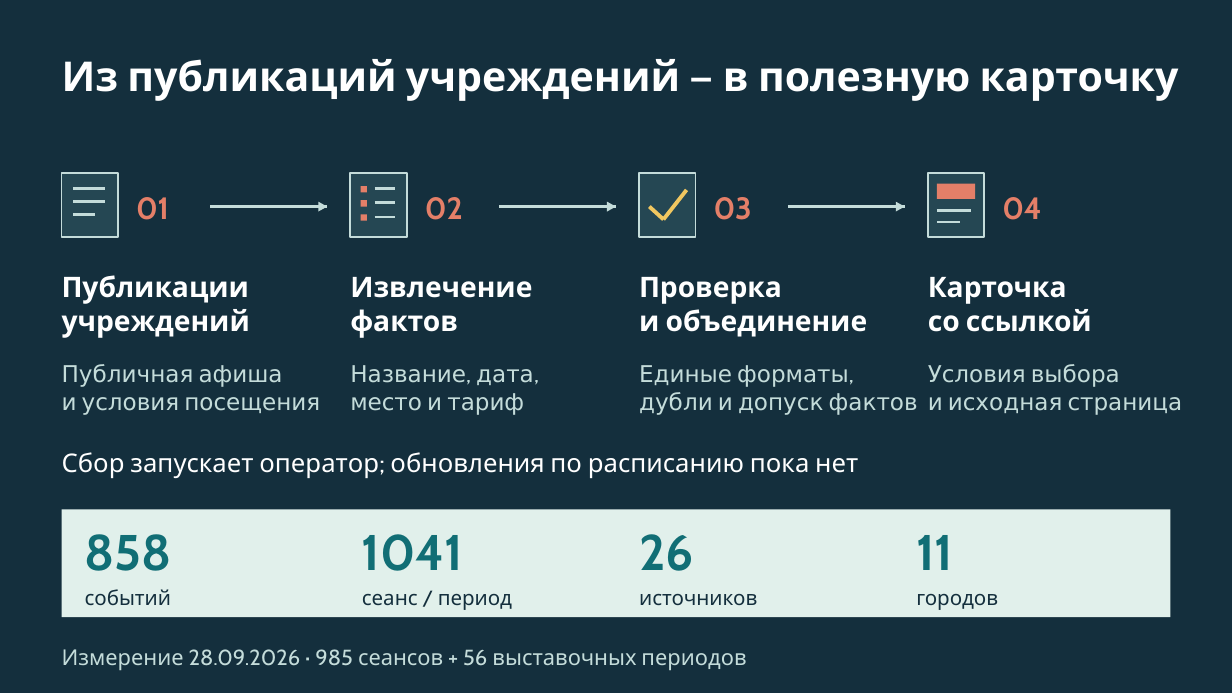
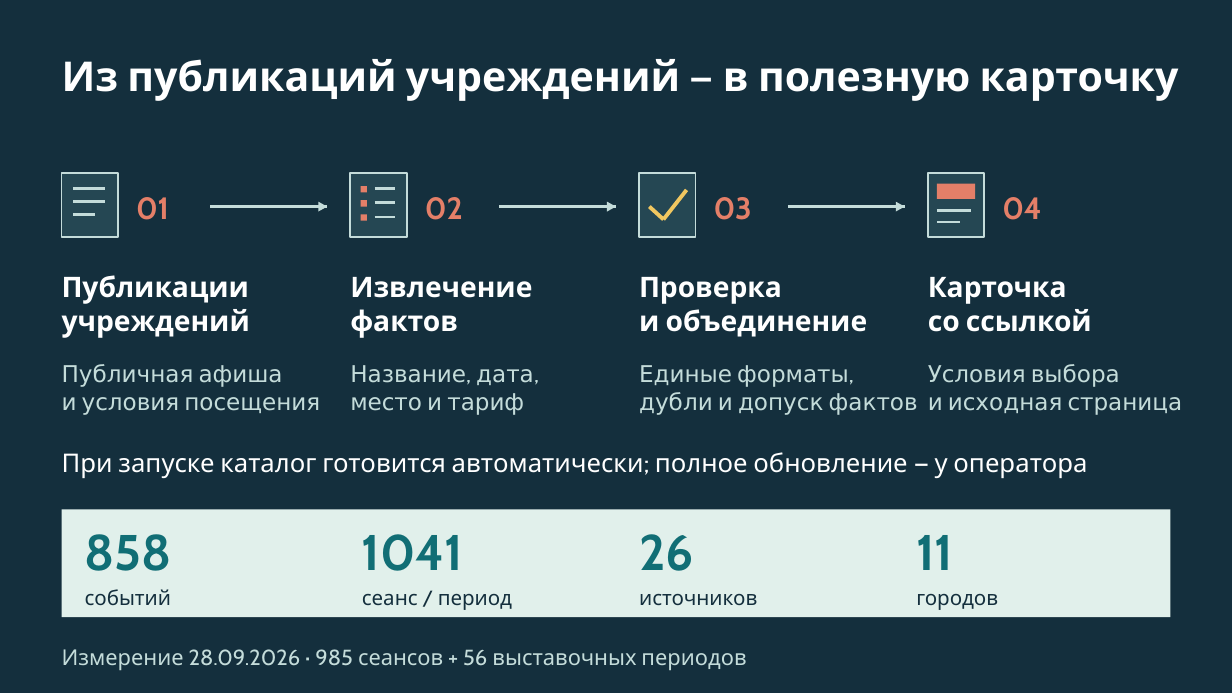
Before and after one commit to AiratBastanov/HackMaxBot2026, a slide deck: slide 6 of presentation/cultural-plan-submission-preview.pptx. Drawn at 1232x693 pixels with LibreOffice and Linux fonts; fonts in the diff are those of the drawing. Boxes give left, top, right and bottom in pixels: in the first picture for what was removed or moved away, otherwise in the second. Text is boxed around its words. In the diff, an @@ line names an element or a change of style, - is before the commit and + after.

```diff
--- a/presentation/cultural-plan-submission-preview.pptx
+++ b/presentation/cultural-plan-submission-preview.pptx
@@ text at (x1=62, y1=452, x2=1087, y2=478): text changed @@
-Сбор запускает оператор; обновления по расписанию пока нет
+При запуске каталог готовится автоматически; полное обновление — у оператора
```
Also in this commit, not shown: 7 other slides changed, 34 other files.
